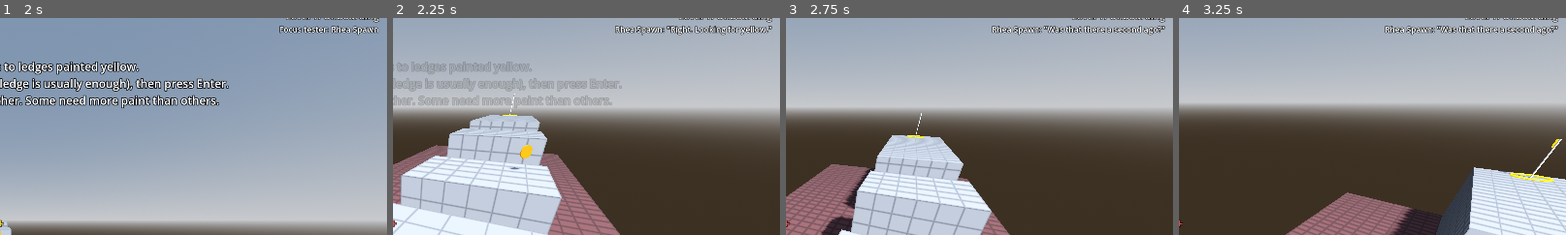
Above: before the commit, frames 1-4 (left to right).
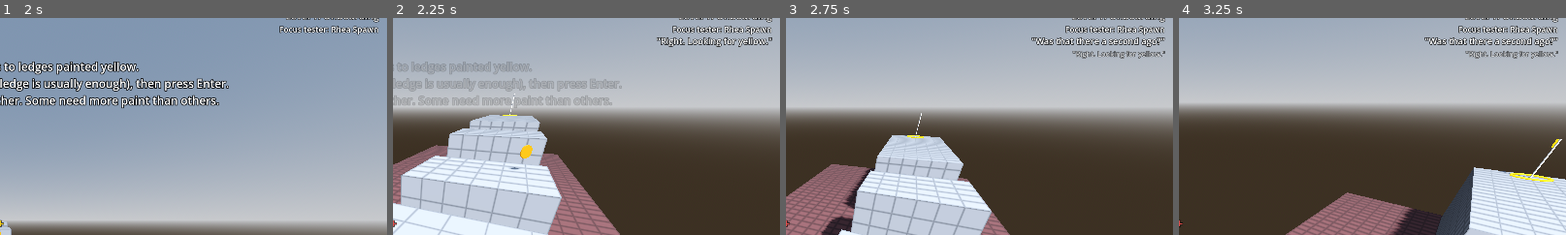
Above: after the commit, the same moments.

Repository: RSghr/yellow-paint
Game: Godot game, scene res://level_select.tscn
Two runs of this game, one before a commit and one after it. Both use one fixed random seed, a clock stepped at 60 frames per second and the inputs below.
Inputs (mouse positions are % of the whole screen's width and height, from its top left):
- Up to frame 1 (2 s): click "Accept & grab the paint" at 0.5 s; click "Start session" at 1.25 s
- Up to frame 2 (2.25 s): tap Enter (start_test) at 2 s; move the mouse to (55, 50) at 2.02 s; hold W (move_forward) from 2.03 s (still down); hold Space (jump) from 2.03 s (still down); click (55, 50) at 2.17 s
- Up to frame 3 (2.75 s): keep holding W (move_forward); keep holding Space (jump)
- Up to frame 4 (3.25 s): keep holding W (move_forward); move the mouse to (45, 50) at 2.77 s; release Space (jump) at 2.78 s; tap Backspace (clear_paint) at 2.85 s; click (45, 50) at 2.92 s; tap Space (jump) at 3.02, 3.05 s
The pictures show only the part of the screen within x 50-100%, y 4-53%; the shares and areas given below are measured in that part.

Frame 1 is identical in both runs. In frame 2, 1.8% of the frame differs, in the area x 57-98%, y 3-14%; in frame 3, 2.3%, in the area x 53-98%, y 3-19%; in frame 4, 2.3%.

Commit message:
Speech feed on the HUD: last 3 lines stacked (older smaller, fading), hidden while spectating
Co-Authored-By: Claude Opus 5.5 <noreply@anthropic.com>
Claude-Session: https://claude.ai/code/session_01W5jG8cMnz72ugdxaP4H6QQ

Diff:
--- a/game.gd
+++ b/game.gd
@@ -17,6 +17,7 @@
 const PAUSE_MENU := preload("res://pause_menu.gd")
 const SPECTATOR_CAMERA := preload("res://spectator_camera.gd")
 const ROUND_INTRO := preload("res://round_intro.gd")
+const SPEECH_FEED := preload("res://speech_feed.gd")
 
 @export_group("Scoring")
 @export var optimal_margin := 5  ## Optimal = round minimum + this. Enough slack to also grab the coins.
@@ -35,6 +36,7 @@
 var round_index := 0  ## 0-2: which focus tester is playing.
 var round_stars: Array[int] = [0, 0, 0]  ## Stars per round (0 = not finished yet).
 var round_intro: Control  ## Level intro banner + sliding tester card (round_intro.gd).
+var speech_feed: Control  ## The tester's last 3 lines, top right (speech_feed.gd).
 
 @onready var paint: PaintManager = $PaintManager
 @onready var paint_label: Label = $HUD/PaintLabel
@@ -48,7 +50,9 @@
 
 func _ready() -> void:
 	_load_level()
-	runner.said.connect(func(text): status_label.text = "%s: \"%s\"" % [runner.tester_name, text])
+	speech_feed = SPEECH_FEED.new()
+	$HUD.add_child(speech_feed)
+	runner.said.connect(func(text): speech_feed.push(text))
 	runner.reached_goal.connect(_on_goal)
 	runner.died.connect(_on_died)
 	paint.paint_changed.connect(_update_paint_label)
@@ -102,6 +106,7 @@
 	level_label.text = "%s%s" % [
 		"" if Progress.level_override != "" else "Level %d: " % (Progress.current + 1), level.level_name]
 	status_label.text = "Focus tester: %s" % r.tester
+	speech_feed.clear()
 	message_label.text = ""
 	round_intro.play(level.intro_text if index == 0 else "", index, Level.ROUNDS, r.tester,
 		"Your paint from the last round is still there. Adapt it, then press Enter." if index > 0 else "")
@@ -119,6 +124,7 @@
 		operator.camera.current = true
 	$HUD/Crosshair.visible = not spectating
 	$HUD/SpectatorLabel.visible = spectating
+	speech_feed.visible = not spectating  # The bubble above the tester says it all while watching.
 	$HUD/SpectatorLabel.text = "Watching %s  (A to go back, mouse to orbit, wheel to zoom)" % runner.tester_name
 
 
@@ -168,6 +174,7 @@
 func _retry() -> void:
 	_reset_run()
 	status_label.text = "Focus tester: %s" % runner.tester_name
+	speech_feed.clear()
 
 
 func _reset_run() -> void:
--- /dev/null
+++ b/speech_feed.gd
@@ -0,0 +1,91 @@
+extends Control
+## The playtester's speech on the HUD (top right, under "Focus tester: ..."), added by game.gd.
+## The newest line sits on top at full size. When a new one arrives, older lines slide down,
+## shrink and dim. Up to `max_lines` (1 current + 2 old). Old lines fade away after `old_fade_delay`
+## seconds without a new message; the current line stays.
+## game.gd hides the whole feed while spectating (the speech bubble above the tester is visible then).
+
+@export var max_lines := 3
+@export var old_fade_delay := 4.0
+@export var line_gap := 4.0
+const SCALES := [1.0, 0.8, 0.68]
+const ALPHAS := [1.0, 0.7, 0.5]
+
+var _lines: Array[Label] = []  ## [0] = newest.
+var _fade_timer: SceneTreeTimer
+
+
+func _ready() -> void:
+	anchor_left = 1.0
+	anchor_right = 1.0
+	offset_left = -920
+	offset_right = -20
+	offset_top = 80
+	offset_bottom = 260
+	mouse_filter = Control.MOUSE_FILTER_IGNORE
+
+
+func push(text: String) -> void:
+	var l := Label.new()
+	l.text = "\"%s\"" % text
+	l.horizontal_alignment = HORIZONTAL_ALIGNMENT_RIGHT
+	l.autowrap_mode = TextServer.AUTOWRAP_WORD_SMART
+	l.size = Vector2(size.x, 0)
+	l.custom_minimum_size = Vector2(size.x, 0)
+	l.mouse_filter = Control.MOUSE_FILTER_IGNORE
+	l.add_theme_font_size_override("font_size", 22)
+	l.add_theme_color_override("font_outline_color", Color(0, 0, 0, 0.8))
+	l.add_theme_constant_override("outline_size", 6)
+	l.modulate.a = 0.0
+	add_child(l)
+	_lines.push_front(l)
+	while _lines.size() > max_lines:
+		_lines.pop_back().queue_free()
+	_layout.call_deferred()
+	# Old lines fade if nothing new is said for a while.
+	_fade_timer = get_tree().create_timer(old_fade_delay)
+	var timer := _fade_timer
+	timer.timeout.connect(func():
+		if timer == _fade_timer:
+			_fade_old())
+
+
+func clear() -> void:
+	for l in _lines:
+		l.queue_free()
+	_lines.clear()
+	_fade_timer = null
+
+
+func _layout() -> void:
+	var y := 0.0
+	for i in _lines.size():
+		var l := _lines[i]
+		if not is_instance_valid(l):
+			continue
+		var s: float = SCALES[mini(i, SCALES.size() - 1)]
+		l.pivot_offset = Vector2(l.size.x, 0)  # Shrink toward the right edge.
+		if l.has_meta("tween"):
+			(l.get_meta("tween") as Tween).kill()
+		var t := create_tween().set_parallel().set_trans(Tween.TRANS_CUBIC).set_ease(Tween.EASE_OUT)
+		l.set_meta("tween", t)
+		if i == 0:
+			l.position = Vector2(0, -12)
+			t.tween_property(l, "position", Vector2(0, y), 0.25)
+		else:
+			t.tween_property(l, "position", Vector2(0, y), 0.3)
+		t.tween_property(l, "scale", Vector2(s, s), 0.3)
+		t.tween_property(l, "modulate:a", ALPHAS[mini(i, ALPHAS.size() - 1)], 0.3)
+		y += l.size.y * s + line_gap
+
+
+func _fade_old() -> void:
+	while _lines.size() > 1:
+		var l: Label = _lines.pop_back()
+		if not is_instance_valid(l):
+			continue
+		if l.has_meta("tween"):
+			(l.get_meta("tween") as Tween).kill()
+		var t := create_tween()
+		t.tween_property(l, "modulate:a", 0.0, 0.8)
+		t.tween_callback(l.queue_free)
Not shown, changed: CLAUDE.md
